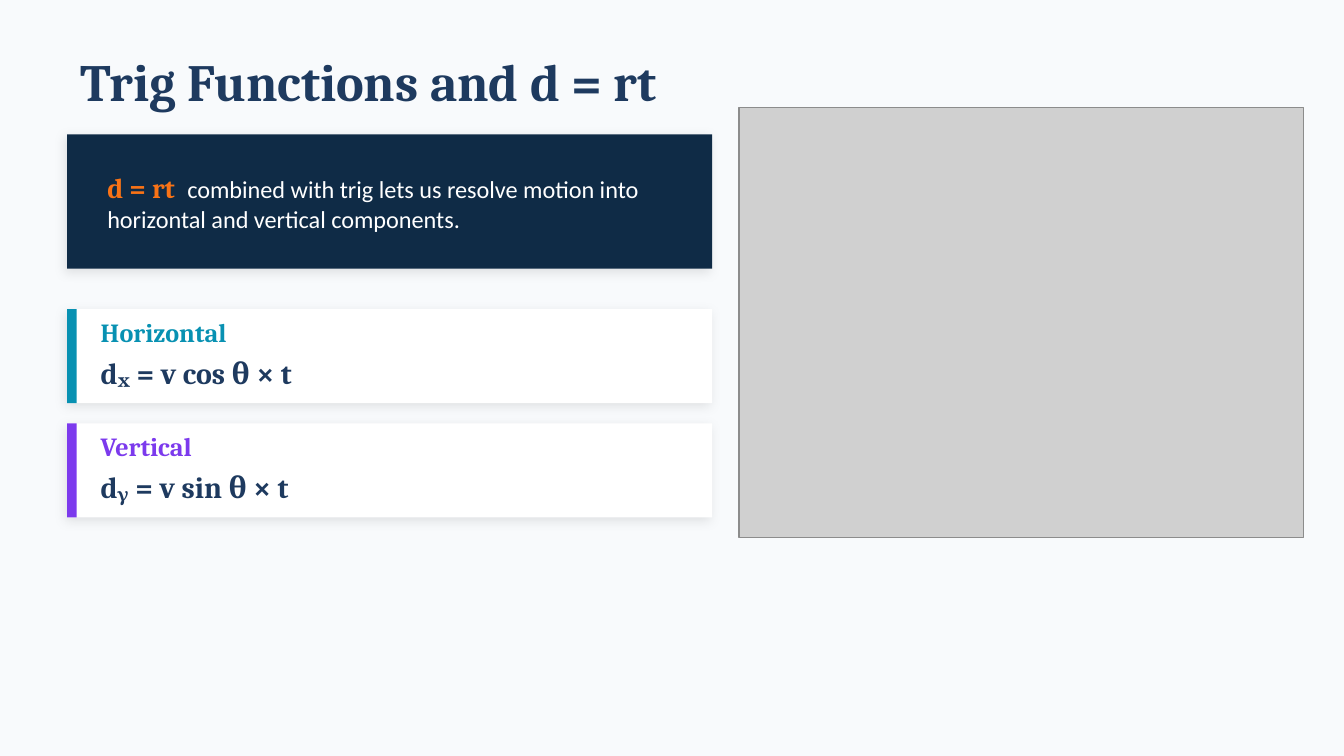
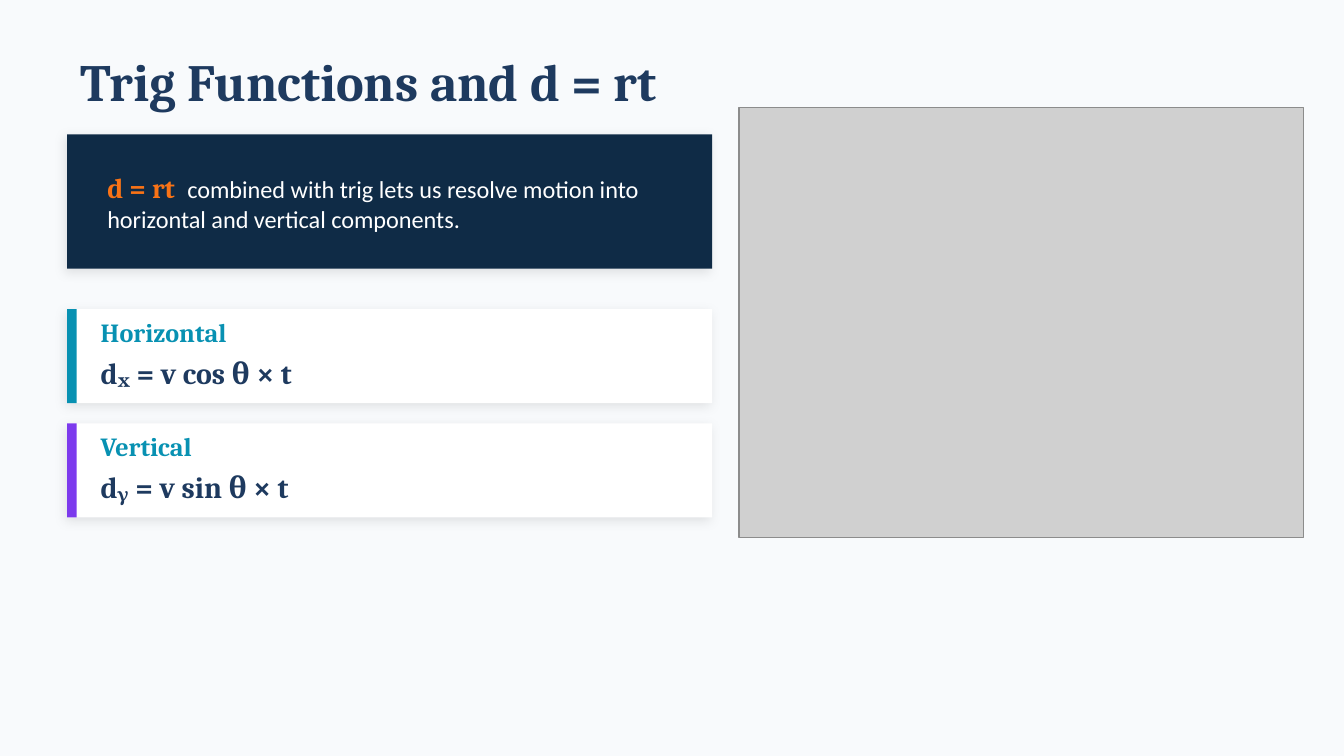
Before and after one commit to andrewhvolk/andrewhvolk.github.io, a slide deck: slide 10 of slides/Math130Unit3C.pptx (slide 9 before the commit). Drawn at 1344x756 pixels with LibreOffice and Linux fonts; fonts in the diff are those of the drawing; grey boxes stand for pictures. Boxes give left, top, right and bottom in pixels: in the first picture for what was removed or moved away, otherwise in the second. Text is boxed around its words. In the diff, an @@ line names an element or a change of style, - is before the commit and + after.

```diff
--- a/slides/Math130Unit3C.pptx
+++ b/slides/Math130Unit3C.pptx
@@ text "Vertical" at bbox=[101, 438, 192, 456]: text colour #7C3AED to #0891B2 @@
```
Also in this commit, not shown: 5 other slides changed, 2 slides added, 6 other files.
